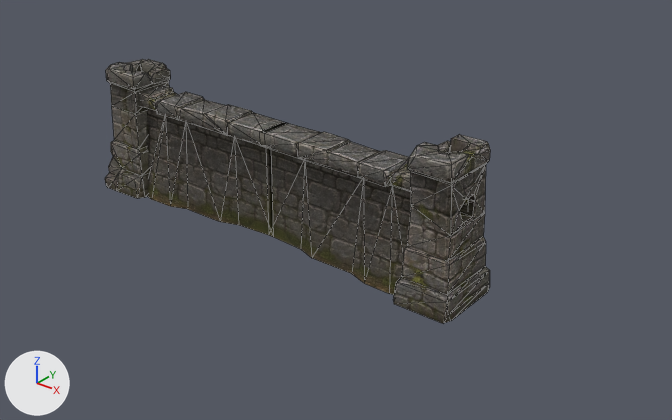
The glTF model assets/models/units/wall.glb: old version first, new version second.
Before and after are seen from a 50 mm lens placed at (1.81, -1.96, 1.37), pointed at (0.18, 0.07, 0.11). The axes (+X, +Y, +Z) are drawn at lower left. The lights are the same throughout. The older version comes first. Mesh edges are drawn as thin lines. Where no turn or scale is listed for an object, it has been applied to the vertices.

Before the edit, the objects in view are built like this:
```python
me_mesh_0 = bpy.data.meshes.new('Mesh_0')
me_mesh_0.from_pydata(...)  # 91 vertices, 172 faces; spans x -0.085..0.097, y -0.122..0.112, z -0.243..0.192
me_mesh_0.materials.append(mat_material)  # picture img_wall_basecolor
me_mesh_1 = bpy.data.meshes.new('Mesh_1')
me_mesh_1.from_pydata(...)  # 70 vertices, 110 faces; spans x -0.373..0.309, y -0.086..0.086, z -0.26..0.103
me_mesh_1.materials.append(mat_material)  # picture img_wall_basecolor
me_mesh_2 = bpy.data.meshes.new('Mesh_2')
me_mesh_2.from_pydata(...)  # 84 vertices, 158 faces; spans x -0.1..0.084, y -0.128..0.117, z -0.291..0.162
me_mesh_2.materials.append(mat_material)  # picture img_wall_basecolor
me_mesh_3 = bpy.data.meshes.new('Mesh_3')
me_mesh_3.from_pydata(...)  # 16 vertices, 20 faces; spans x -0.048..0.07, y -0.084..0.084, z -0.012..0.028
me_mesh_3.materials.append(mat_material)  # picture img_wall_basecolor
me_mesh_5 = bpy.data.meshes.new('Mesh_5')
me_mesh_5.from_pydata(...)  # 9 vertices, 9 faces; spans x -0.0393..0.0373, y -0.0339..0.0496, z -0.0148..0.0247
me_mesh_5.materials.append(mat_material)  # picture img_wall_basecolor
ob_center = bpy.data.objects.new('center', me_mesh_1)
ob_center.parent = ob_parentnode
ob_center.location = (-0.363, 0.0000131, 0.26)
ob_center.scale = (-1.0, 1.0, 1.0)
ob_center2 = bpy.data.objects.new('center2', me_mesh_1)
ob_center2.parent = ob_parentnode
ob_center2.location = (0.363, 0.0000131, 0.26)
ob_left = bpy.data.objects.new('left', me_mesh_0)
ob_left.location = (-0.631, 0.005, 0.243)
ob_leftbottom = bpy.data.objects.new('leftbottom', me_mesh_3)
ob_leftbottom.location = (-0.492, 0.0, 0.012)
ob_right = bpy.data.objects.new('right', me_mesh_2)
ob_right.location = (0.633, 0.005, 0.291)
ob_rightbottom = bpy.data.objects.new('rightbottom', me_mesh_5)
ob_rightbottom.location = (0.514, -0.05, 0.015)
```
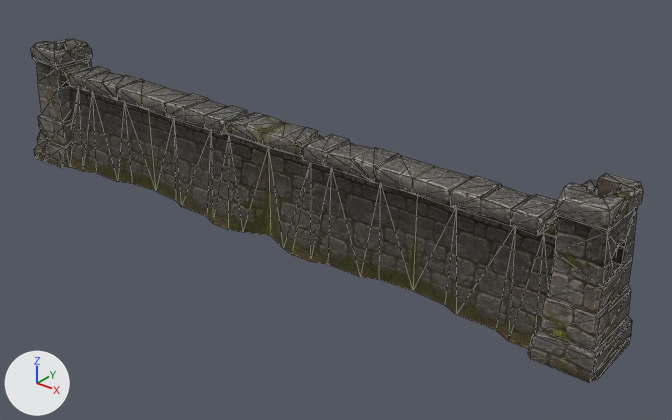
What changed in the scene script:
```text
Change ob_center:
    ob_center.location: (-0.363, 0.0000131, 0.26) -> (-0.846, 0.0000131, 0.26)
    ob_center.scale: (-1.0, 1.0, 1.0) -> (-0.801, 1.0, 1.0)
Change ob_left:
    ob_left.location: (-0.631, 0.005, 0.243) -> (-1.052, 0.005, 0.243)
Change ob_leftbottom:
    ob_leftbottom.location: (-0.492, 0.0, 0.012) -> (-0.913, 0.0, 0.012)
Change ob_right:
    ob_right.location: (0.633, 0.005, 0.291) -> (1.054, 0.005, 0.291)
Change ob_rightbottom:
    ob_rightbottom.location: (0.514, -0.05, 0.015) -> (0.935, -0.05, 0.015)
Change ob_center2:
    ob_center2.location: (0.363, 0.0000131, 0.26) -> (-0.248, 0.0000131, 0.26)
    ob_center2.scale: (1.0, 1.0, 1.0) -> (0.801, 1.0, 1.0)
Add ob_center4:
    ob_center4 = bpy.data.objects.new('center4', me_mesh_1)
    ob_center4.parent = ob_parentnode
    ob_center4.location = (0.846, 0.0000131, 0.26)
    ob_center4.scale = (0.801, 1.0, 1.0)
Add ob_center3:
    ob_center3 = bpy.data.objects.new('center3', me_mesh_1)
    ob_center3.parent = ob_parentnode
    ob_center3.location = (0.248, 0.0000131, 0.26)
    ob_center3.scale = (-0.801, 1.0, 1.0)
```

Pixel boxes (x1, y1, x2, y2) of what changed, in the pictures (672 x 420 px):
'center2', moved, rescaled (31% narrower, 13% shorter): before (261, 123, 469, 294); after (141, 87, 285, 236)
'right', moved: before (393, 134, 490, 324); after (528, 173, 643, 383)
'center', moved, rescaled (30% narrower, 15% shorter): before (140, 86, 288, 236); after (62, 63, 165, 191)
'center4', added: after (412, 166, 617, 349)
'center3', added: after (262, 123, 434, 291)
'left', moved: before (105, 59, 171, 199); after (31, 39, 93, 168)
